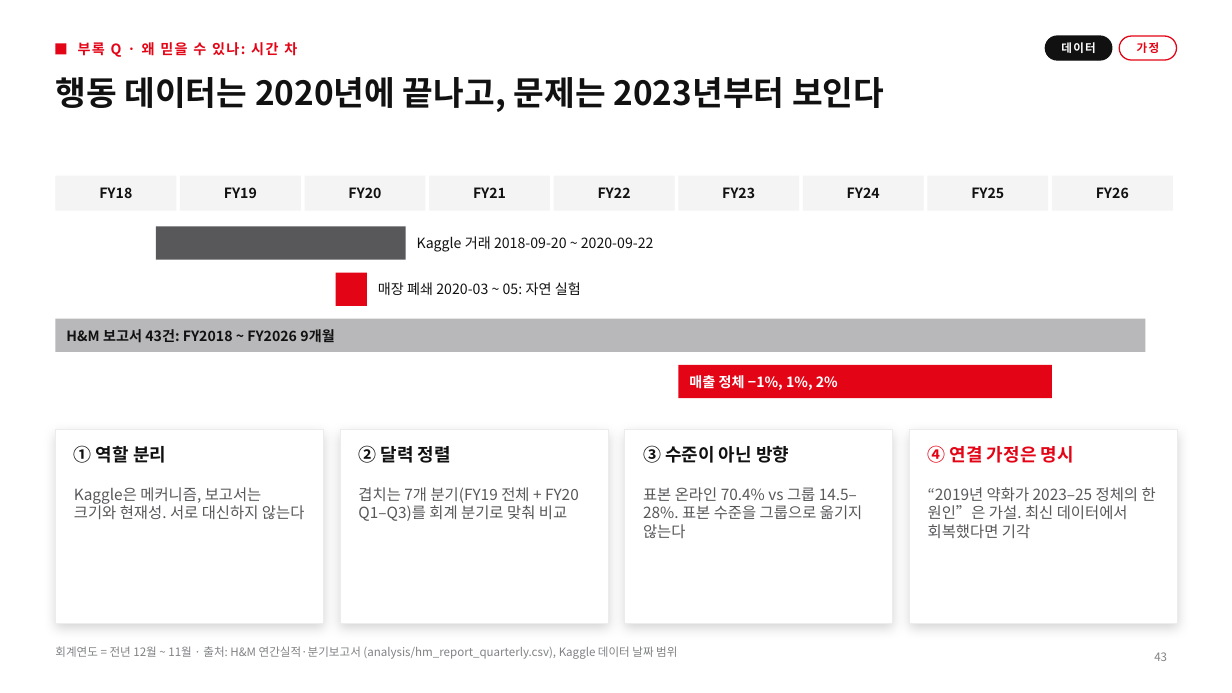
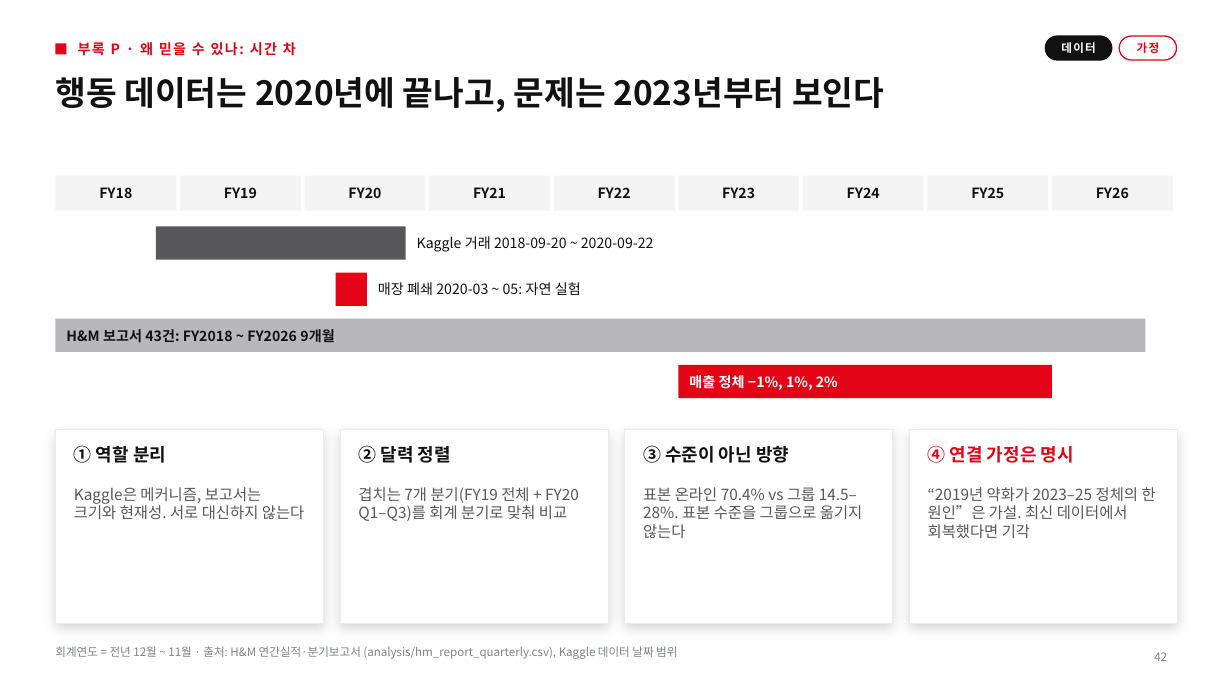
Before and after one commit to underthesun7213/social-data, a slide deck: slide 42 of presentation/hm_retention_deck_ko.pptx (slide 43 before the commit). Drawn at 1232x693 pixels with LibreOffice and Linux fonts; fonts in the diff are those of the drawing. Boxes give left, top, right and bottom in pixels: in the first picture for what was removed or moved away, otherwise in the second. Text is boxed around its words. In the diff, an @@ line names an element or a change of style, - is before the commit and + after.

```diff
--- a/presentation/hm_retention_deck_ko.pptx
+++ b/presentation/hm_retention_deck_ko.pptx
@@ text at [78, 42, 296, 56]: text changed @@
-부록 Q · 왜 믿을 수 있나: 시간 차
+부록 P · 왜 믿을 수 있나: 시간 차
@@ page number at [1154, 652, 1167, 661]: text changed @@
-43
+42
```
Also in this commit, not shown: 4 other slides changed, 1 slide removed, 6 other files.
